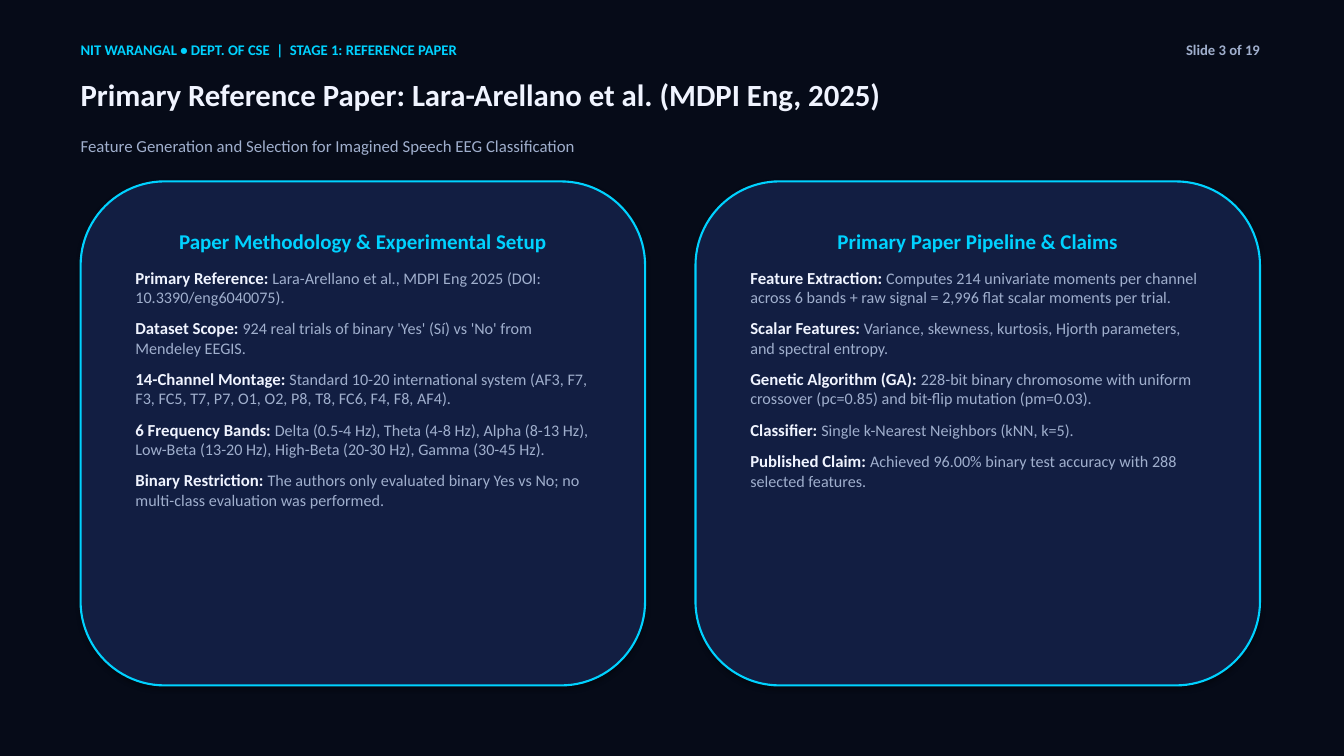
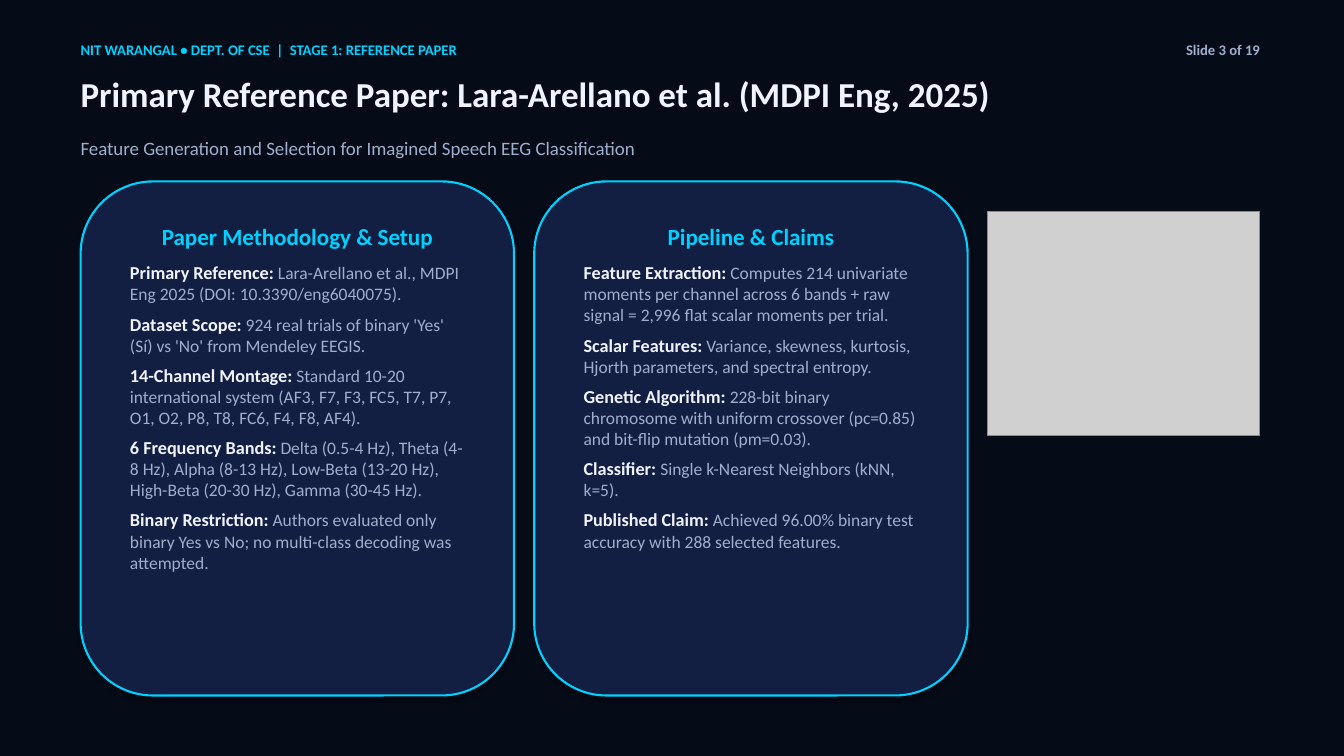
Before and after one commit to bharrdwajsaurabh-git/NITW-Topic6-EEG-Imagined-Words, a slide deck: slide 3 of NITW_Topic6_Presentation.pptx. Drawn at 1344x756 pixels with LibreOffice and Linux fonts; fonts in the diff are those of the drawing; grey boxes stand for pictures. Boxes give left, top, right and bottom in pixels: in the first picture for what was removed or moved away, otherwise in the second. Text is boxed around its words. In the diff, an @@ line names an element or a change of style, - is before the commit and + after.

```diff
--- a/NITW_Topic6_Presentation.pptx
+++ b/NITW_Topic6_Presentation.pptx
@@ text "Primary Reference Paper: Lara-Arellano et ..." at (81, 81, 990, 113): size 22 to 25 pt @@
@@ text "Feature Generation and Selection for ..." at (81, 142, 635, 158): size 12 to 13.5 pt @@
@@ rounded rectangle "Paper Methodology & Setup": place and size @@
-rounded rectangle "Paper Methodology & Setup" at (81, 181, 645, 686)
+rounded rectangle "Paper Methodology & Setup" at (81, 181, 514, 696)
@@ rounded rectangle "Pipeline & Claims": place and size @@
-rounded rectangle "Pipeline & Claims" at (696, 181, 1260, 686)
+rounded rectangle "Pipeline & Claims" at (534, 181, 968, 696)
@@ text in rounded rectangle at (162, 229, 433, 249): text changed; size 15 to 16.5 pt @@
-Paper Methodology & Experimental Setup
+Paper Methodology & Setup
@@ text in rounded rectangle at (668, 229, 834, 249): text changed; size 15 to 16.5 pt @@
-Primary Paper Pipeline & Claims
+Pipeline & Claims
@@ picture added at (988, 212, 1260, 436) @@
@@ text in rounded rectangle at (130, 266, 462, 499): size 12 to 13 pt in "Primary Reference:", "Dataset Scope:", "14-Channel Montage:", "6 Frequency Bands:"; size 11.5 to 12.5 pt in "Lara-Arellano et al., MDPI Eng 2025 (DOI: ...", "924 real trials of binary 'Yes' (Sí) ...", "Standard 10-20 international system (AF3, F7, F3, ...", "Delta (0.5-4 Hz), Theta (4-8 Hz), Alpha ..."; less space between paragraphs @@
@@ text in rounded rectangle at (584, 266, 914, 551): size 12 to 13 pt in "Feature Extraction:", "Scalar Features:", "Classifier:", "Published Claim:"; size 11.5 to 12.5 pt in "Computes 214 univariate moments per channel across ...", "Variance, skewness, kurtosis, Hjorth parameters, and spectra ...", "Single k-Nearest Neighbors (kNN, k=5).", "Achieved 96.00% binary test accuracy with 288 ..."; less space between paragraphs @@
@@ text in rounded rectangle at (584, 390, 916, 448): text changed; size 11.5 to 12.5 pt @@
-Genetic Algorithm (GA): 228-bit binary chromosome with uniform crossover (pc=0.85) and bit-flip mutation (pm=0.03).
+Genetic Algorithm: 228-bit binary chromosome with uniform crossover (pc=0.85) and bit-flip mutation (pm=0.03).
@@ text in rounded rectangle at (130, 513, 452, 572): text changed; size 11.5 to 12.5 pt @@
-Binary Restriction: The authors only evaluated binary Yes vs No; no multi-class evaluation was performed.
+Binary Restriction: Authors evaluated only binary Yes vs No; no multi-class decoding was attempted.
```
Also in this commit, not shown: 17 other slides changed, 8 other files.
